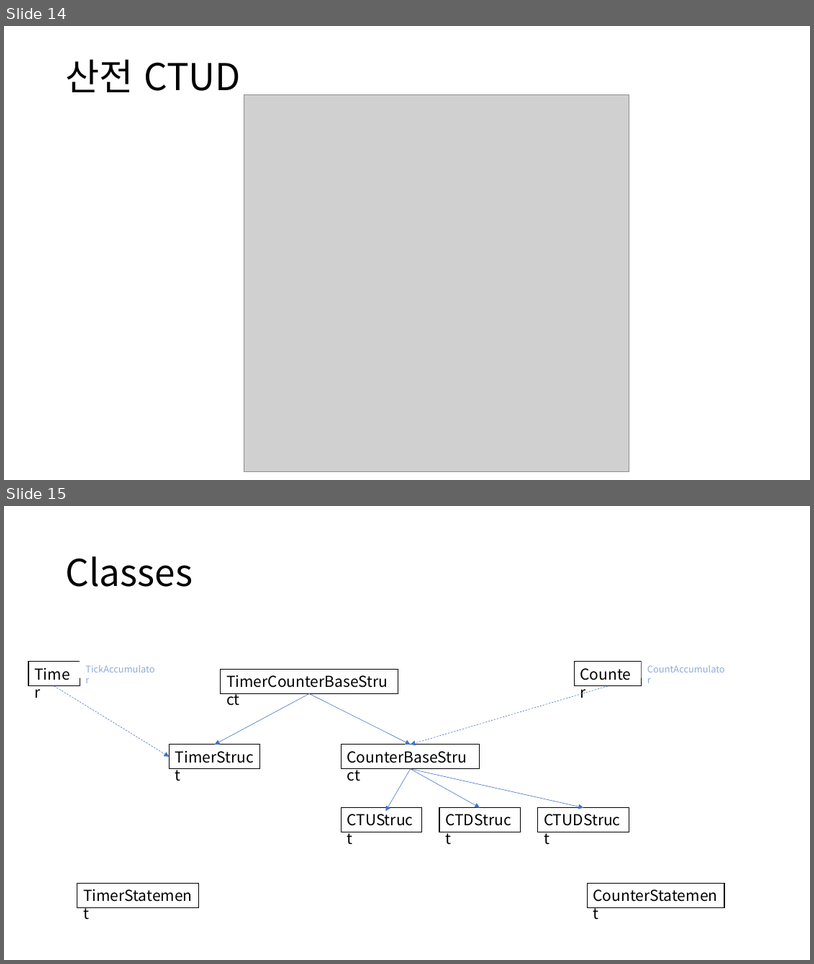
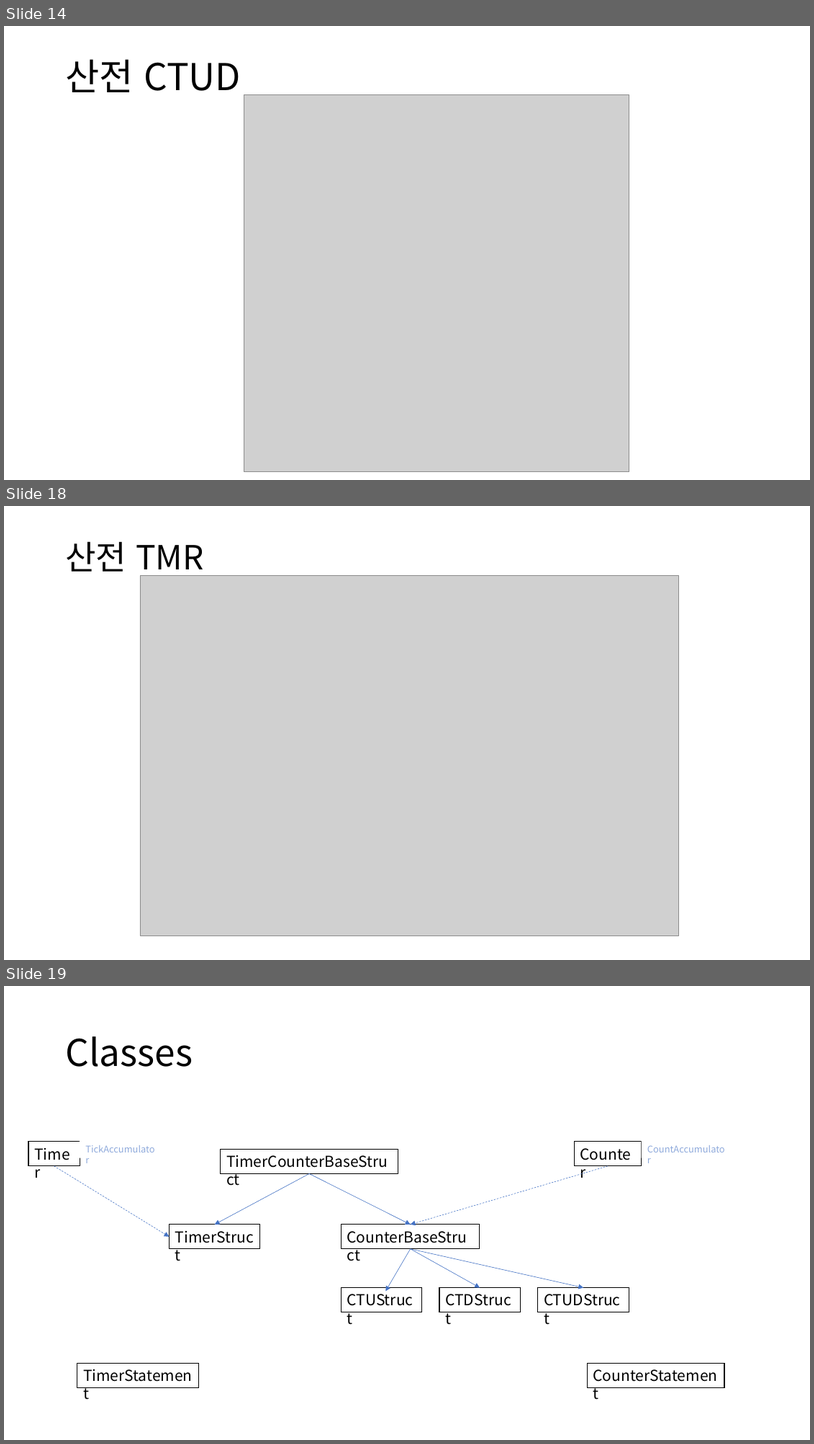
Before and after one commit to DualsoftDev/ds, a slide deck: DsDotNet/src/Engine/Engine.Core/Timer.pptx. Shown one above the other, each under a label of ours: slides 14 and 15 before the commit, slides 14, 18 and 19 after it; the slides between them are not shown. The pictures are 814x964 and 814x1444 pixels, drawn with LibreOffice and Linux fonts; fonts in the diff are those of the drawing; grey boxes stand for pictures. Boxes give left, top, right and bottom in pixels: in the first picture for what was removed or moved away, otherwise in the second. Text is boxed around its words. In the diff, an @@ line names an element or a change of style, - is before the commit and + after.

```diff
--- a/DsDotNet/src/Engine/Engine.Core/Timer.pptx
+++ b/DsDotNet/src/Engine/Engine.Core/Timer.pptx
@@ slide 18 added at [4, 506, 810, 960], background #FFFFFF @@
@@ title added at [65, 541, 203, 578], 39.6 pt, text #000000 @@
+산전 TMR
@@ picture added at [140, 576, 679, 936] @@
@@ what was slide 15 is now slide 19 @@
```
Also in this commit, not shown: 2 slides changed, 3 other slides added, 8 other files.
